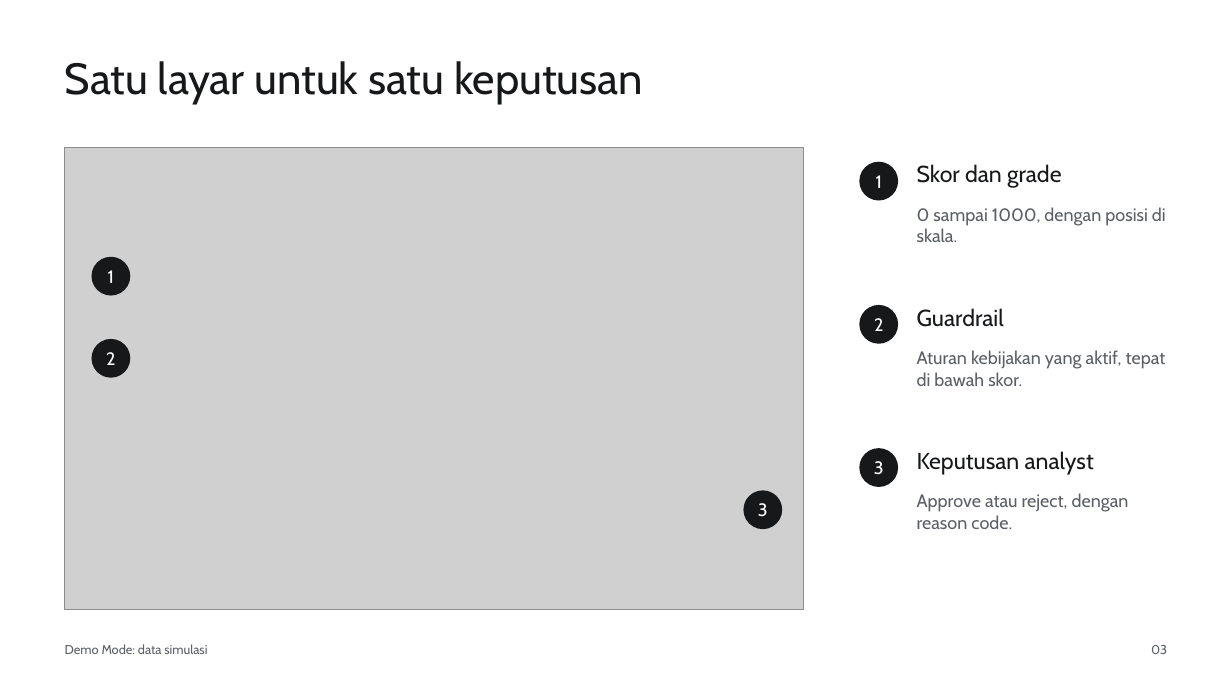
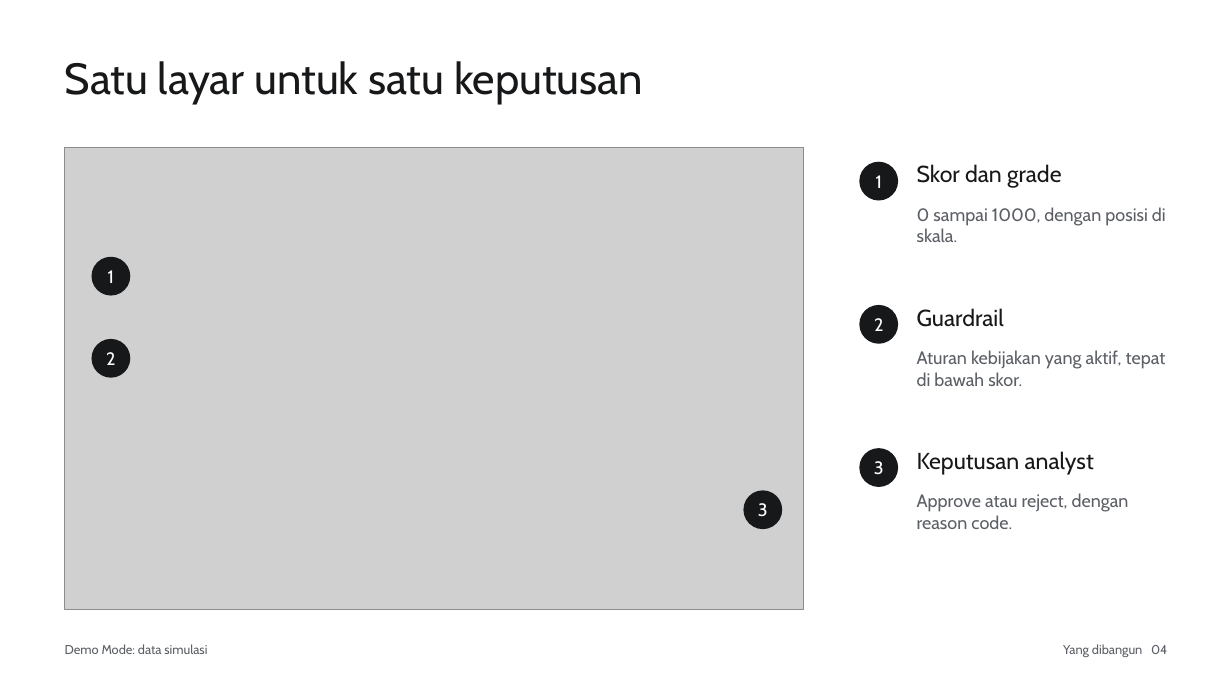
Before and after one commit to hartono0297/credit-score, a slide deck: slide 4 of 04_presentation/presentation.pptx (slide 3 before the commit). Drawn at 1232x693 pixels with LibreOffice and Linux fonts; fonts in the diff are those of the drawing; grey boxes stand for pictures. Boxes give left, top, right and bottom in pixels: in the first picture for what was removed or moved away, otherwise in the second. Text is boxed around its words. In the diff, an @@ line names an element or a change of style, - is before the commit and + after.

```diff
--- a/04_presentation/presentation.pptx
+++ b/04_presentation/presentation.pptx
@@ text at (x1=1063, y1=644, x2=1167, y2=657): text changed @@
-03
+Yang dibangun 04
```
Also in this commit, not shown: 8 other slides changed, 3 slides added, 1 slide removed, 9 other files.
